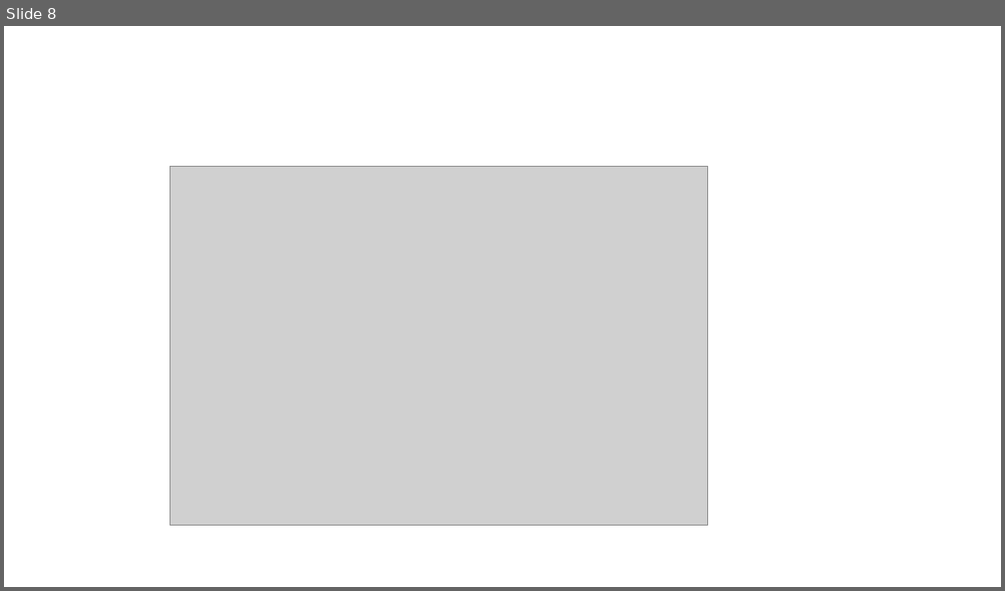
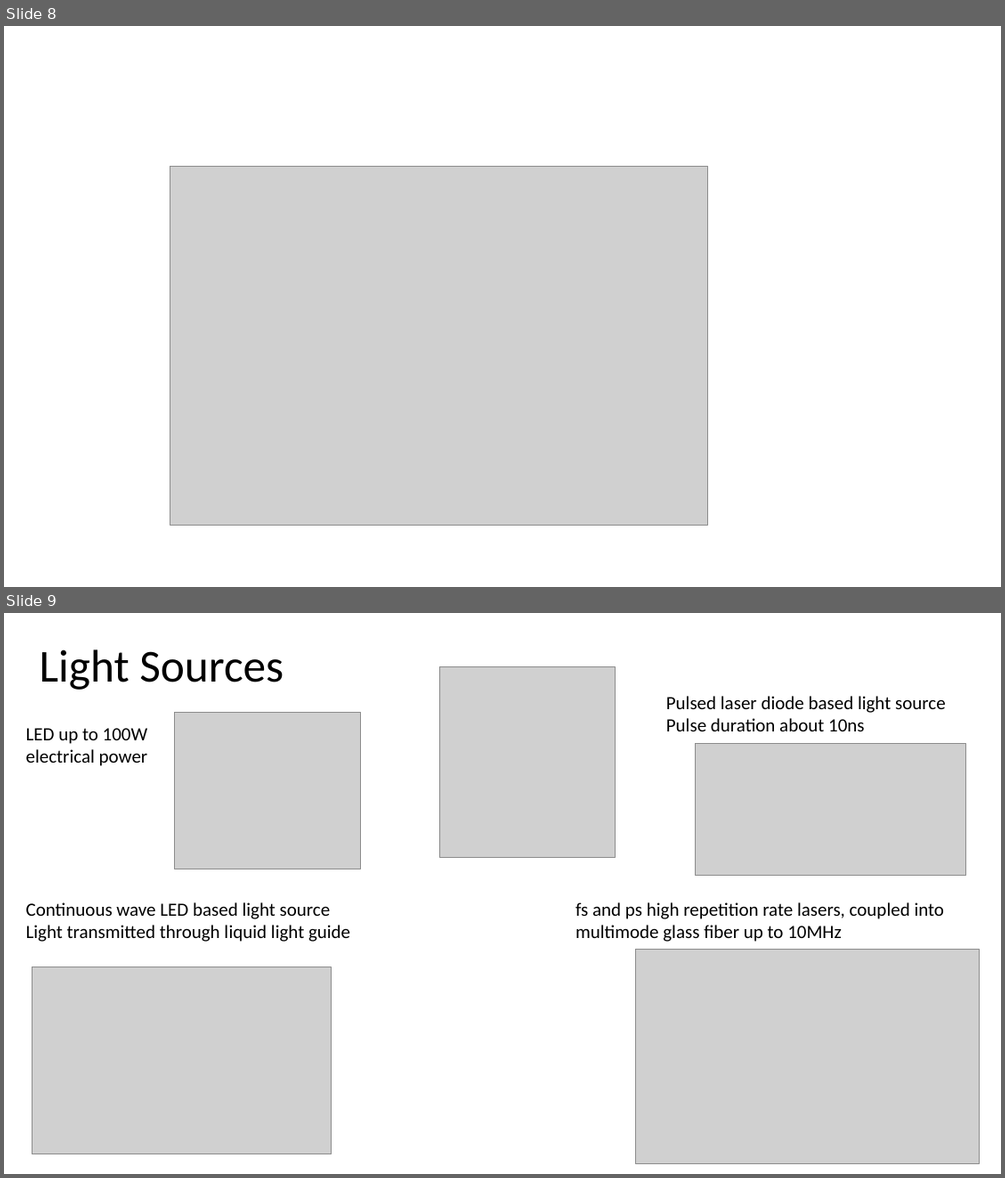
Before and after one commit to cdohl/EAS2024_Ohl, a slide deck: Image processing/introduction.pptx. Shown one above the other, each under a label of ours: slide 8 before the commit, slides 8 and 9 after it. The pictures are 1005x591 and 1005x1178 pixels, drawn with LibreOffice and Linux fonts; fonts in the diff are those of the drawing; grey boxes stand for pictures. Boxes give left, top, right and bottom in pixels: in the first picture for what was removed or moved away, otherwise in the second. Text is boxed around its words. In the diff, an @@ line names an element or a change of style, - is before the commit and + after.

Commit message:
update

```diff
--- a/Image processing/introduction.pptx
+++ b/Image processing/introduction.pptx
@@ slide 9 added at (4,613,1001,1174), background #FFFFFF @@
@@ title added at (40,649,283,690), 44 pt, text #000000 @@
+Light Sources
@@ picture added at (439,666,615,857) @@
@@ picture added at (175,713,360,868) @@
@@ text added at (666,696,946,731), 18 pt, text #000000 @@
+Pulsed laser diode based light source
+Pulse duration about 10ns
@@ text added at (26,728,148,766), 18 pt, text #000000 @@
+LED up to 100W
+electrical power
@@ picture added at (695,743,966,875) @@
@@ text added at (26,902,350,941), 18 pt, text #000000 @@
+Continuous wave LED based light source
+Light transmitted through liquid light guide
@@ text added at (575,902,945,941), 18 pt, text #000000 @@
+fs and ps high repetition rate lasers, coupled into
+multimode glass fiber up to 10MHz
@@ picture added at (636,949,979,1163) @@
@@ picture added at (32,967,331,1154) @@
```
